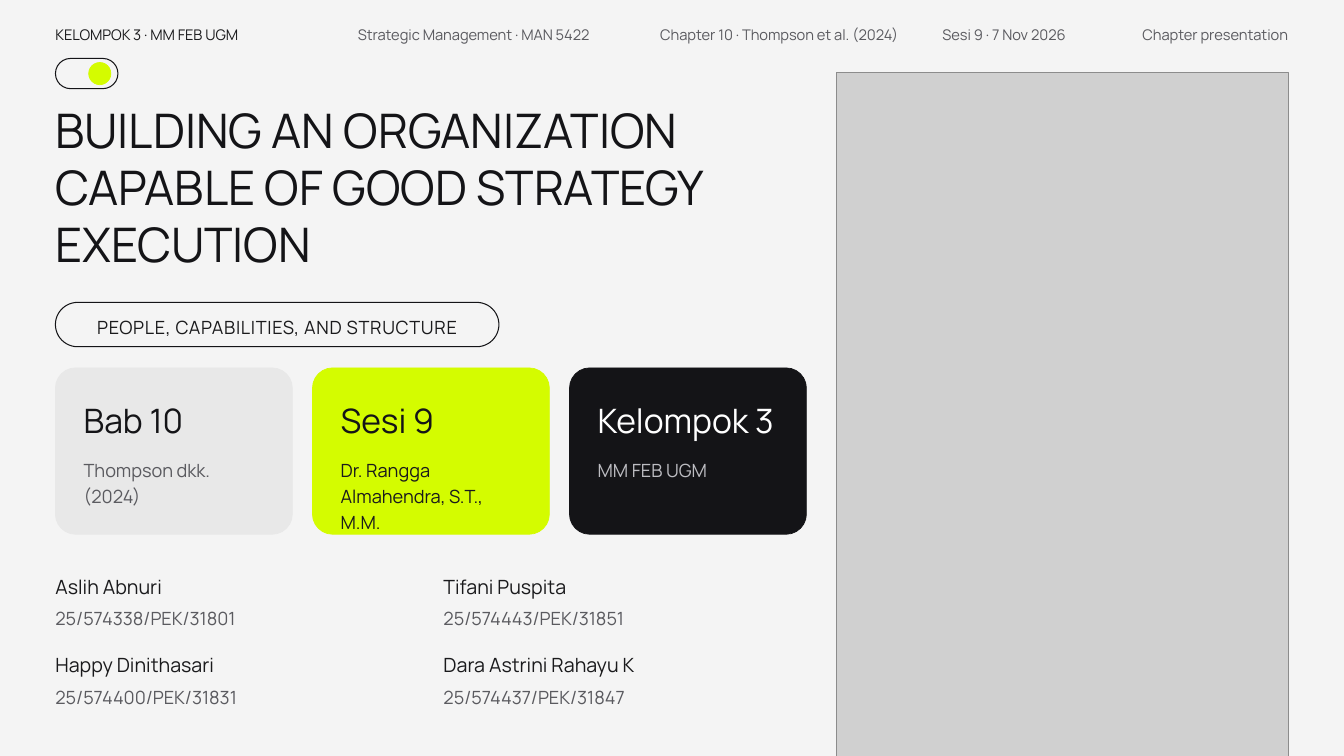
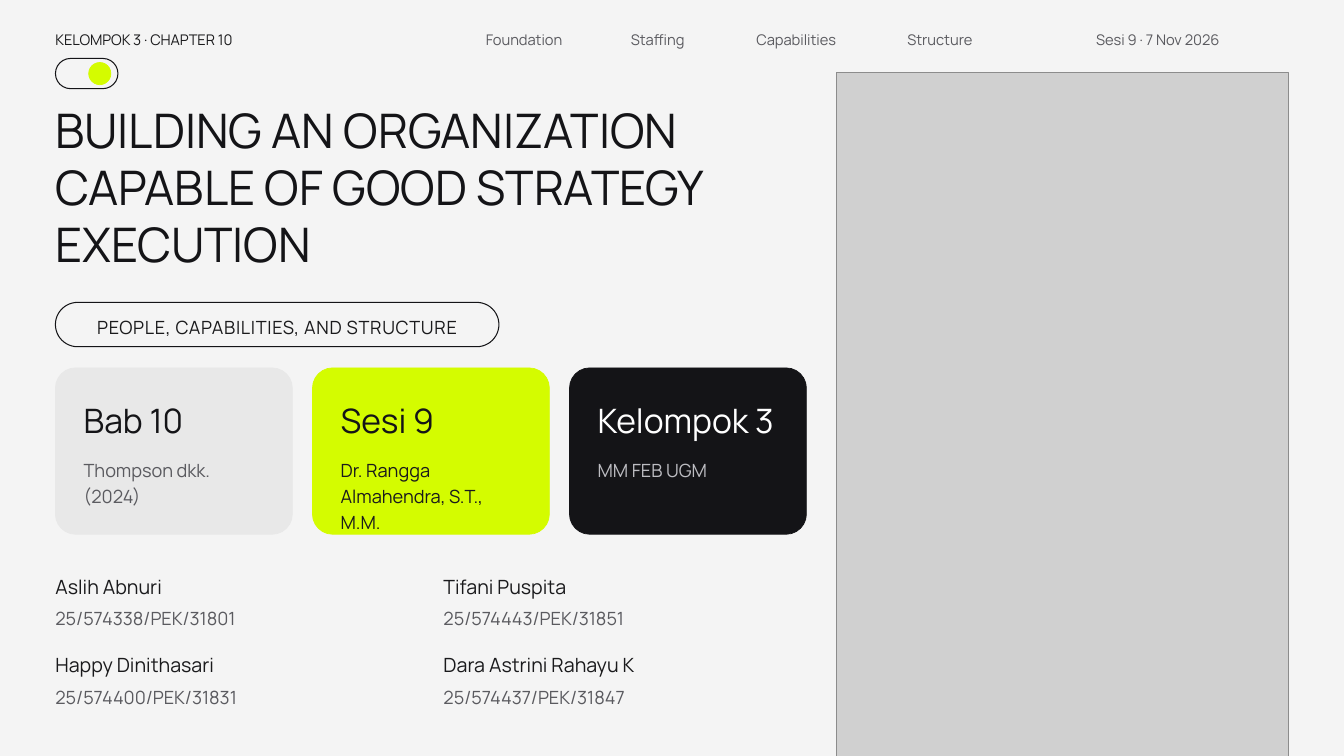
Before and after one commit to aslihabnuri/Dom-Manipulation, a slide deck: slide 1 of presentasi_ch10_kelompok3/SMJKT_Group 3_Aslih_Chapter 10 Strategy Execution.pptx. Drawn at 1344x756 pixels with LibreOffice and Linux fonts; fonts in the diff are those of the drawing; grey boxes stand for pictures; background and template pictures are left out. Boxes give left, top, right and bottom in pixels: in the first picture for what was removed or moved away, otherwise in the second. Text is boxed around its words. In the diff, an @@ line names an element or a change of style, - is before the commit and + after.

```diff
--- a/presentasi_ch10_kelompok3/SMJKT_Group 3_Aslih_Chapter 10 Strategy Execution.pptx
+++ b/presentasi_ch10_kelompok3/SMJKT_Group 3_Aslih_Chapter 10 Strategy Execution.pptx
@@ text "KELOMPOK 3 · CHAPTER 10" at (55,34,233,46): vertical alignment top to middle @@
@@ text removed at (358,29,590,44) @@
-Strategic Management · MAN 5422
@@ text removed at (660,27,898,44) @@
-Chapter 10 · Thompson et al. (2024)
@@ text "Sesi 9 · 7 Nov ...": place and size @@
-text "Sesi 9 · 7 Nov ..." at (942,29,1066,40)
+text "Sesi 9 · 7 Nov ..." at (1096,34,1220,45)
@@ text "Sesi 9 · 7 Nov ..." at (1096,34,1220,45): alignment left to right; vertical alignment top to middle @@
@@ text removed at (1142,29,1289,44) @@
-Chapter presentation
@@ text at (55,34,233,46): text changed @@
-KELOMPOK 3 · MM FEB UGM
+KELOMPOK 3 · CHAPTER 10
@@ text added at (486,34,562,45), 10.5 pt, text #5A5A5F @@
+Foundation
@@ text added at (631,34,685,49), 10.5 pt, text #5A5A5F @@
+Staffing
@@ text added at (756,34,836,49), 10.5 pt, text #5A5A5F @@
+Capabilities
@@ text added at (907,34,972,45), 10.5 pt, text #5A5A5F @@
+Structure
```
Also in this commit, not shown: 18 other slides changed, 3 other files.
